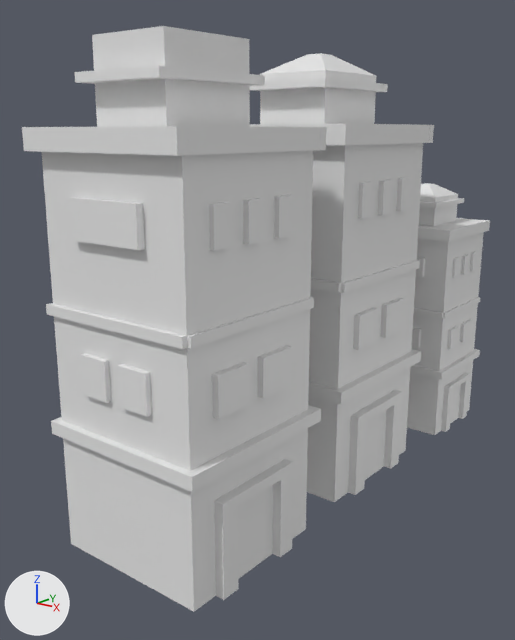
An edit to the Blender file Assets/Art/Building/Building2.blend, drawn before and after from the same camera.
Before and after are seen from a 50 mm lens placed at (5.42, -5.52, 3.74), pointed at (-0.36, 1.76, 1.28). Arrows for +X, +Y and +Z are at lower left; the lights stay in place.
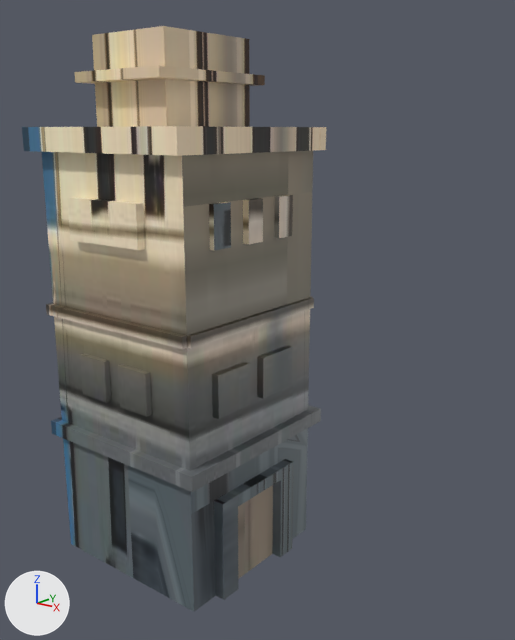
The change, as JSON lines over the scene's bpy script:
```json
{"op": "add", "block": "img_building_photo_may22_jpg", "code": ["img_building_photo_may22_jpg = load_image('Building-Photo-May22.jpg', '../../../Assets-Source-Files/Building-Photo-May22.jpg', 516, 920, 'sRGB')"]}
{"op": "add", "block": "mat_material_004", "code": ["mat_material_004 = principled_material('Material.004')", "mat_material_004.texture = img_building_photo_may22_jpg"]}
{"block": "me_cube_002", "where": "me_cube_002.from_pydata(...)  # 860 vertices, 858 faces; spans x -1.1..1.11, y -1.14..1.12, z -1.0..4.65"}
{"op": "add", "block": "me_cube_002", "code": "me_cube_002.materials.append(mat_material_004)  # picture img_building_photo_may22_jpg"}
{"op": "add", "block": "ob_cube_001", "code": "ob_cube_001.hide_set(True)"}
{"op": "set", "path": "ob_cube_002.location", "old": "(0.5, 4.95, -0.17)", "new": "(0.28, 4.95, -0.17)"}
{"op": "add", "block": "ob_cube_002", "code": "ob_cube_002.hide_set(True)"}
```

Pixel boxes [x1, y1, x2, y2] of what changed, in the pictures (515 x 640 px):
```json
{"object": "Cube", "change": "recoloured", "before": [22, 26, 326, 612], "after": [22, 26, 326, 612]}
{"object": "Cube.001", "change": "hidden", "before": [249, 53, 434, 502]}
{"object": "Cube.002", "change": "hidden", "before": [407, 183, 490, 435]}
```
